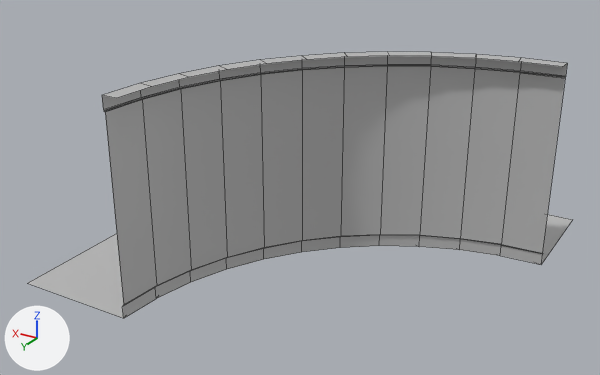
Renders of the FBX model Assets/Models/Residential Building Models/resWallCurveOutLrg.fbx from each side of a commit.
Both versions are drawn from a camera (50 mm lens) standing at (-5.49, 9.76, 5.81) and looking at (0.17, 0.31, 1.09). The axes (+X, +Y, +Z) are drawn at lower left. The lights are the same throughout. Mesh edges are drawn as thin lines. Where no turn or scale is listed for an object, it has been applied to the vertices.

Before the edit, the objects in view are built like this:
```python
me_mesh = bpy.data.meshes.new('Mesh')
me_mesh.from_pydata(...)  # 159 vertices, 145 faces; spans x -3.0..3.0, y -3.0..3.0, z 0.0..3.0
me_mesh.materials.append(mat_lambert1)  # grey #bcbcbc
ob_reswallcurveoutlrg = bpy.data.objects.new('resWallCurveOutLrg', me_mesh)
ob_reswallcurveoutlrg.location = (0.0, 0.0, 0.0)
```
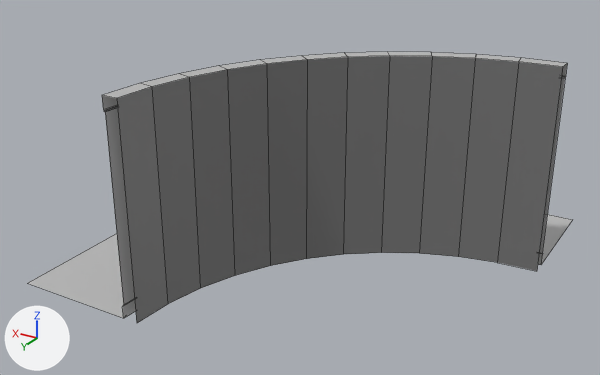
The change, as a diff of the scene's bpy script:
```diff
--- a/Assets/Models/Residential Building Models/resWallCurveOutLrg.fbx.py
+++ b/Assets/Models/Residential Building Models/resWallCurveOutLrg.fbx.py
@@ mat_black @@
+mat_black = principled_material('Black')
+mat_black.base_color = (0.184, 0.184, 0.184)  # grey #777777
@@ me_mesh @@
 # used by ob_reswallcurveoutlrg; location = (0.0, 0.0, 0.0)
-me_mesh.from_pydata(...)  # 159 vertices, 145 faces; spans x -3.0..3.0, y -3.0..3.0, z 0.0..3.0
+me_mesh.from_pydata(...)  # 171 vertices, 156 faces; spans x -3.0..3.0, y -3.0..3.0, z 0.0..3.0
+# me_mesh part 1
+# 12 new vertices lie (0.0, 0.0, -3.0) away from vertices in x -3.0..1.0, y -1.0..3.0, z 3.0
+# 11 new faces join them, mat_black (grey #777777)
 me_mesh.materials.append(mat_lambert1)
+me_mesh.materials.append(mat_black)  # grey #777777
```

Boxes (x1, y1, x2, y2) around the edits, measured in the pictures (600 x 375 px):
'resWallCurveOutLrg', reshaped
    before: (28, 52, 572, 318)
    after: (28, 52, 572, 323)
part 1 of me_mesh, added
    after: (117, 56, 563, 323)
